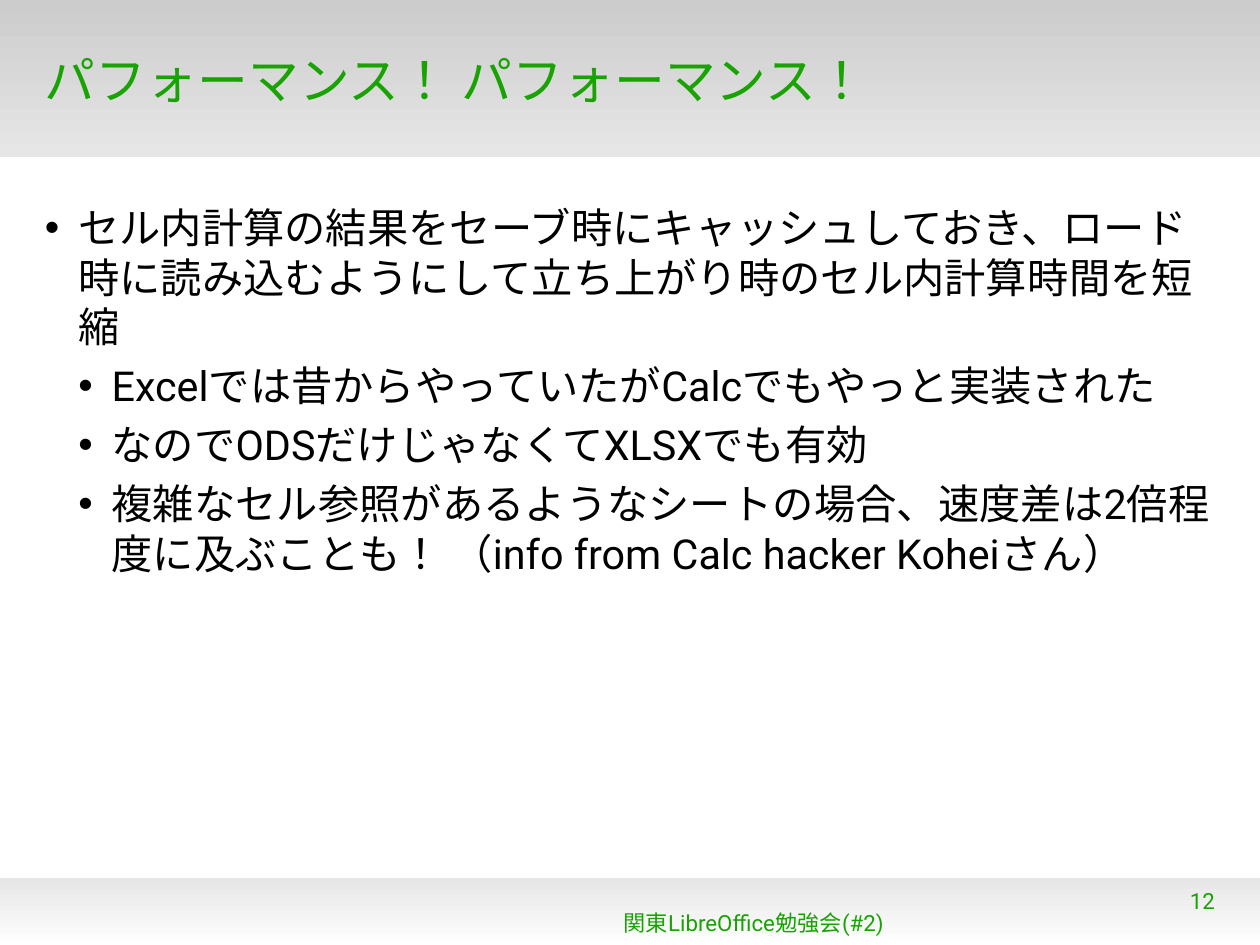
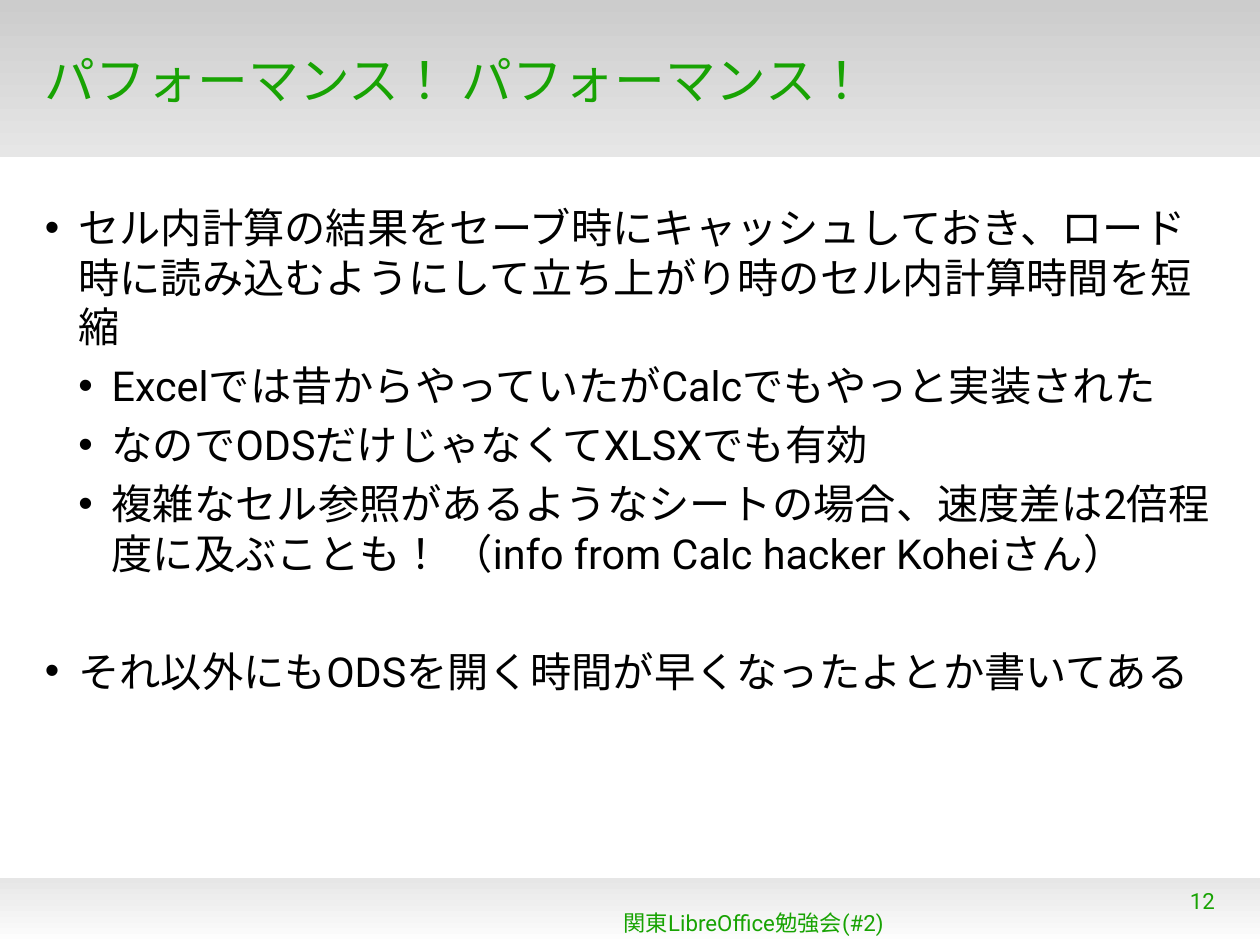
Before and after one commit to naruoga/KantoLibreOffice, a slide deck: slide 12 of Jan2013/WhatsNew4-0.odp. Drawn at 1260x945 pixels with LibreOffice and Linux fonts; fonts in the diff are those of the drawing; background and template pictures are left out. Boxes give left, top, right and bottom in pixels: in the first picture for what was removed or moved away, otherwise in the second. Text is boxed around its words. In the diff, an @@ line names an element or a change of style, - is before the commit and + after.

```diff
--- a/Jan2013/WhatsNew4-0.odp
+++ b/Jan2013/WhatsNew4-0.odp
@@ text at [78, 652, 1188, 691]: paragraph added @@
+• それ以外にもODSを開く時間が早くなったよとか書いてある
```
Also in this commit, not shown: 1 other slide changed, 10 slides added, 3 slides removed.
